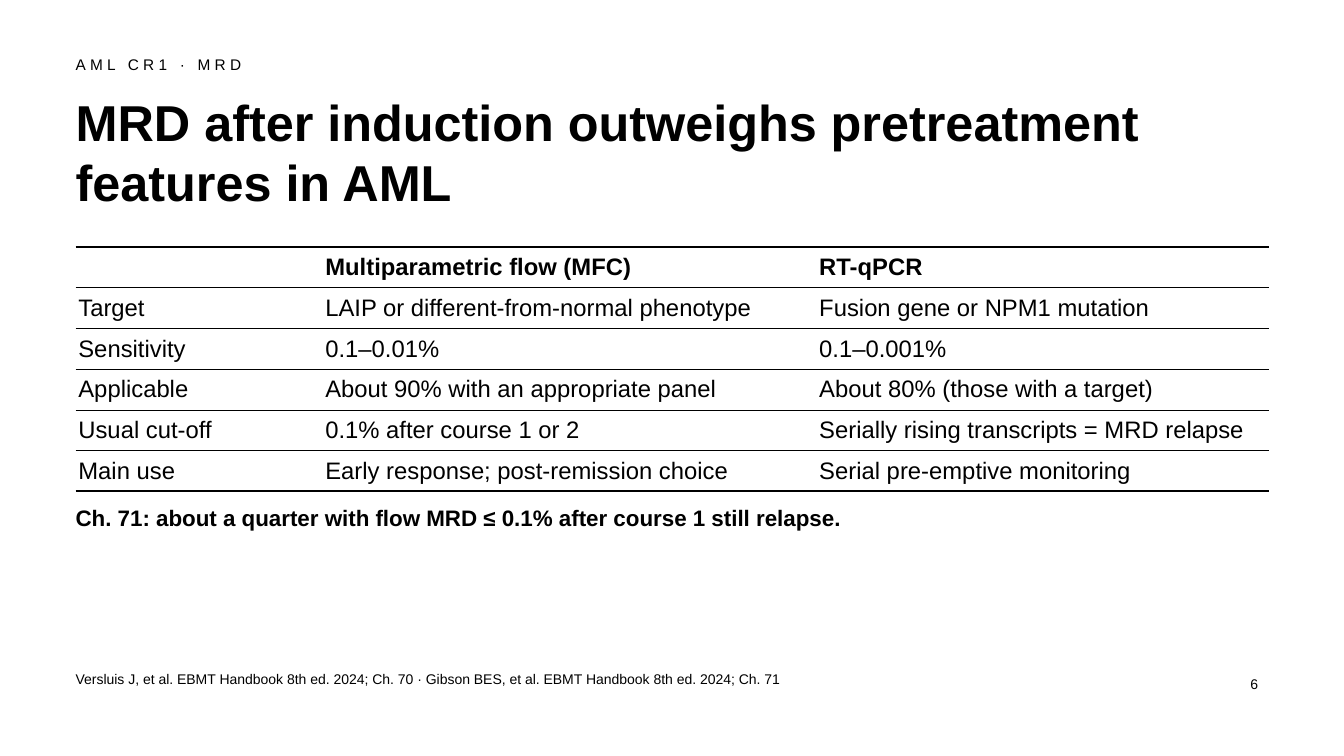
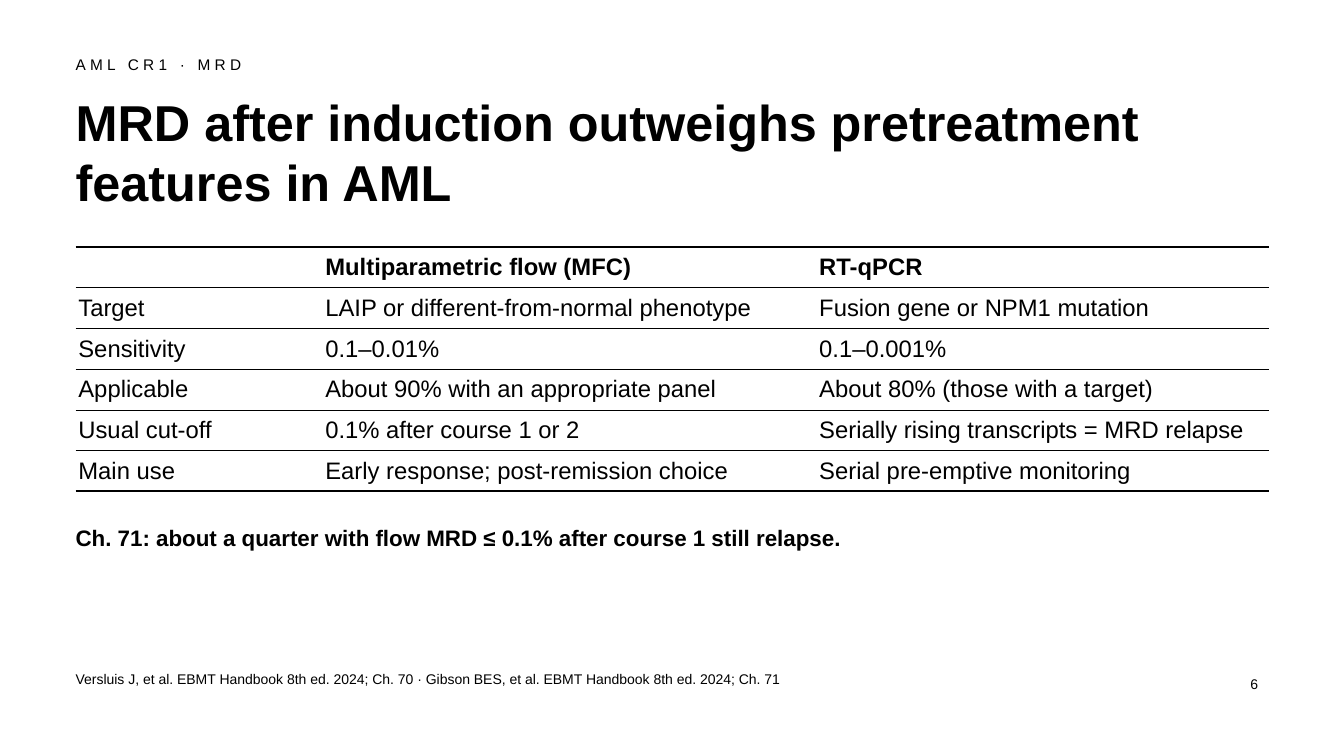
Before and after one commit to htlin222/ebmt-handbook-skill, a slide deck: slide 6 of slides/decks/s21-aml.pptx. Drawn at 1344x756 pixels with LibreOffice and Linux fonts; fonts in the diff are those of the drawing. Boxes give left, top, right and bottom in pixels: in the first picture for what was removed or moved away, otherwise in the second. Text is boxed around its words. In the diff, an @@ line names an element or a change of style, - is before the commit and + after.

```diff
--- a/slides/decks/s21-aml.pptx
+++ b/slides/decks/s21-aml.pptx
@@ text "Ch. 71: about a quarter ...": place and size @@
-text "Ch. 71: about a quarter ..." at (76,509,840,531)
+text "Ch. 71: about a quarter ..." at (76,529,840,551)
```
Also in this commit, not shown: 2 other slides changed, 3 other files.
